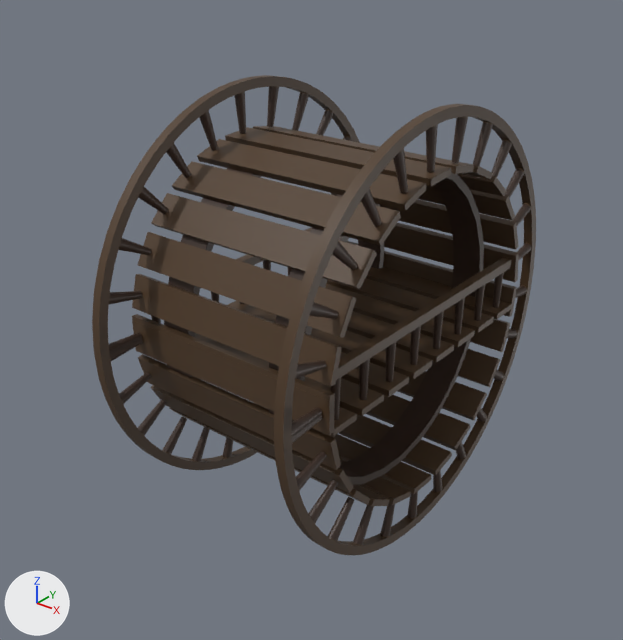
The Blender file examples/assets/objects/bridge/bridge.blend: old version first, new version second.
Both versions are drawn from a 50 mm camera at (2.95, -3.93, 2.29) aimed at (-0.1, -0.12, -0.07). Lighting does not change. The marker at lower left points along +X, +Y and +Z.

In view in the first picture: 'Bridge', 'FlatBridge'.
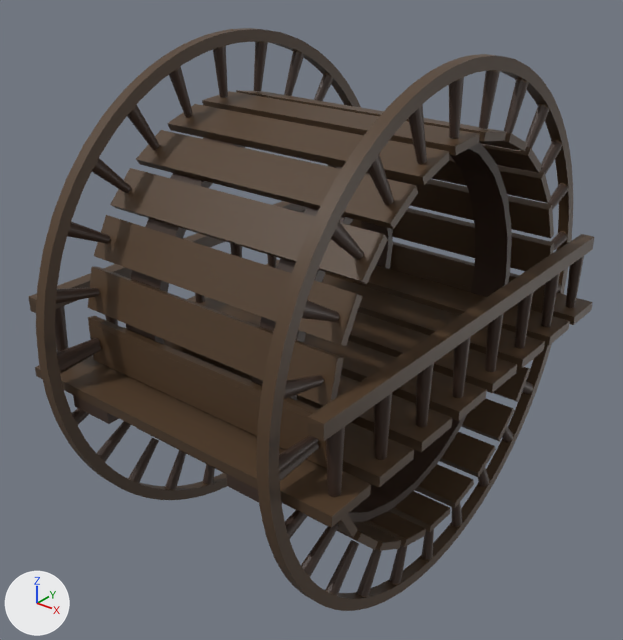
What changed in the scene script:
```text
Change me_cube_004:
    used by ob_flatbridge; location = (0.0, 0.0, 0.0)
    remove me_cube_004.from_pydata(...)  # 1040 vertices, 744 faces; spans x -0.73..0.73, y -0.98..0.97, z -0.2..0.2
    add me_cube_004.from_pydata(...)  # 776 vertices, 580 faces; spans x -1.1..1.1, y -1.47..1.45, z -0.31..0.3
    me_cube_004 part 1: 1040 vertices removed from x -0.73..0.73, y -0.98..0.97, z -0.2..0.2; 776 vertices added at x -1.1..1.1, y -1.47..1.45, z -0.31..0.3
Add me_infinitybridge:
    me_infinitybridge.from_pydata(...)  # 2802 vertices, 2288 faces; spans x -0.88..0.88, y -1.6..1.6, z -1.6..1.6
    me_infinitybridge.polygons.foreach_set('use_smooth', [True] * 2288)
    me_infinitybridge.materials.append(mat_material)  # picture img_bridge_diffuse
Remove ob_bridge:
    ob_bridge = bpy.data.objects.new('Bridge', me_bridge)
    ob_bridge.location = (0.0, 0.0, 0.0)
Add ob_infinitybridge:
    ob_infinitybridge = bpy.data.objects.new('InfinityBridge', me_infinitybridge)
    ob_infinitybridge.location = (0.0, 0.0, 0.0)
```

Boxes (x1, y1, x2, y2) around the edits, measured in the pictures (623 x 640 px):
'InfinityBridge', added (brown)
    after: (36, 28, 573, 611)
'Bridge', deleted (brown)
    before: (92, 75, 536, 555)
'FlatBridge', reshaped (56% wider, 55% taller)
    before: (151, 227, 512, 437)
    after: (29, 201, 594, 527)
